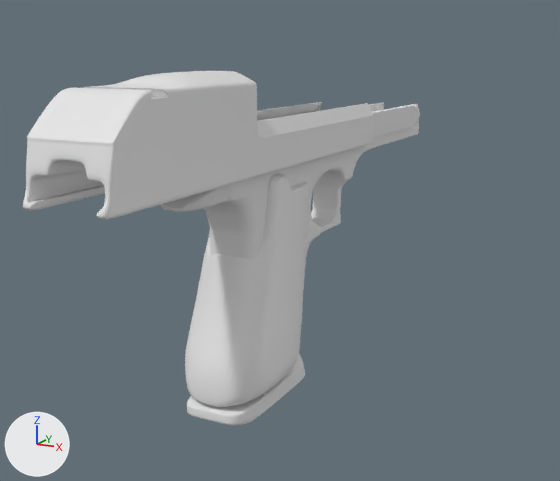
A saved change to the Blender file DesertEagle_01v02.blend.
One viewpoint serves both versions: a camera (50 mm lens) standing at (2.35, -6.67, 2.27) and looking at (-0.64, -0.93, 0.69). Lighting does not change. The marker at lower left points along +X, +Y and +Z.

Script lines for the objects in view, before the commit:
```python
ob_backcylinder = bpy.data.objects.new('BackCylinder', me_cylinder_005)
ob_backcylinder.location = (0.0, 0.0, 0.0)
ob_backcylinder_001 = bpy.data.objects.new('BackCylinder.001', me_cylinder_004)
ob_backcylinder_001.location = (0.0, 0.0, 0.0)
ob_bottom = bpy.data.objects.new('Bottom', me_cube_003)
ob_bottom.location = (0.0, 0.0, 0.0)
ob_plane = bpy.data.objects.new('Plane', me_plane)
ob_plane.location = (0.175, -2.524, 1.431)
ob_plane.rotation_euler = (1.571, 0.0, 1.571)  # degrees (90, 0, 90)
ob_plane.scale = (0.115, 0.115, 0.115)
ob_up = bpy.data.objects.new('Up', me_cube_006)
ob_up.location = (0.0, -1.179, 0.0)
```
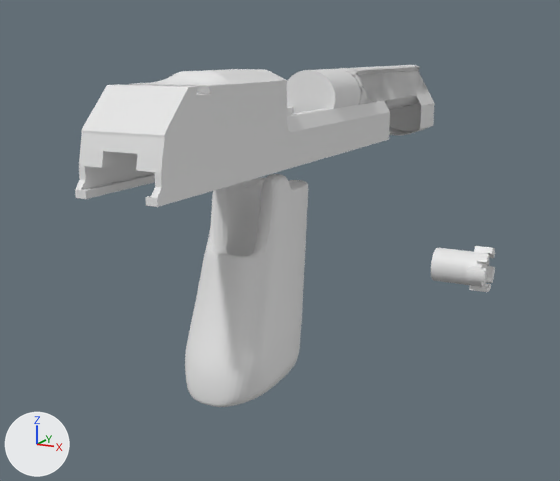
Commit message: Add shooter

What changed in the scene script:
```text
Change me_cube_006:
    used by ob_up; location = (0.0, -1.179, 0.0)
    remove me_cube_006.from_pydata(...)  # 411 vertices, 394 faces; spans x 0.0..0.24, y -3.02..0.08, z 1.57..2.16
    add me_cube_006.from_pydata(...)  # 426 vertices, 400 faces; spans x 0.0..0.24, y -3.02..0.08, z 1.57..2.16
    me_cube_006 part 1
    6 vertices are removed from x 0.1..0.13, y -1.72..-1.64, z 1.73
    17 faces are deleted
    15 vertices are added at x 0.12..0.19, y -1.64..0.08, z 1.66..1.88
    6 new vertices lie (0.0, -0.45, 0.0) away from vertices in x 0.12..0.21, y -0.95, z 1.66..1.88
    23 new faces join them
Add me_cylinder:
    me_cylinder.from_pydata(...)  # 428 vertices, 398 faces; spans x -0.316..0.377, y 2.472..3.055, z -0.66..-0.116
Change ob_backcylinder:
    remove ob_backcylinder.hide_viewport = True
Change ob_backcylinder_001:
    remove ob_backcylinder_001.hide_viewport = True
Change ob_bottom:
    add ob_bottom.hide_viewport = True
Change ob_up:
    ob_up.location: (0.0, -1.179, 0.0) -> (0.0, -0.818, 0.0)
    where _m = ob_up.modifiers.new('Subsurf', 'SUBSURF')
    add _m.subdivision_type = 'SIMPLE'
Add ob_cylinder:
    ob_cylinder = bpy.data.objects.new('Cylinder', me_cylinder)
    ob_cylinder.location = (0.0, 0.0, 0.0)
```

What differs and where, as boxes [x1, y1, x2, y2] in the pictures (560 x 481 px; the box of a moved part takes in the faces that stretch with it):
'Up', reshaped, moved, modifiers changed (10% narrower, 7% shorter): before [23, 71, 374, 220]; after [75, 69, 390, 207]
'Bottom', hidden: before [161, 102, 420, 426]
'BackCylinder.001', shown: after [338, 65, 435, 135]
'BackCylinder', shown: after [287, 69, 361, 113]
'Cylinder', added: after [431, 246, 495, 292]
part 1 of me_cube_006, moved or reshaped: before [257, 110, 311, 138]; after [287, 107, 330, 132]
